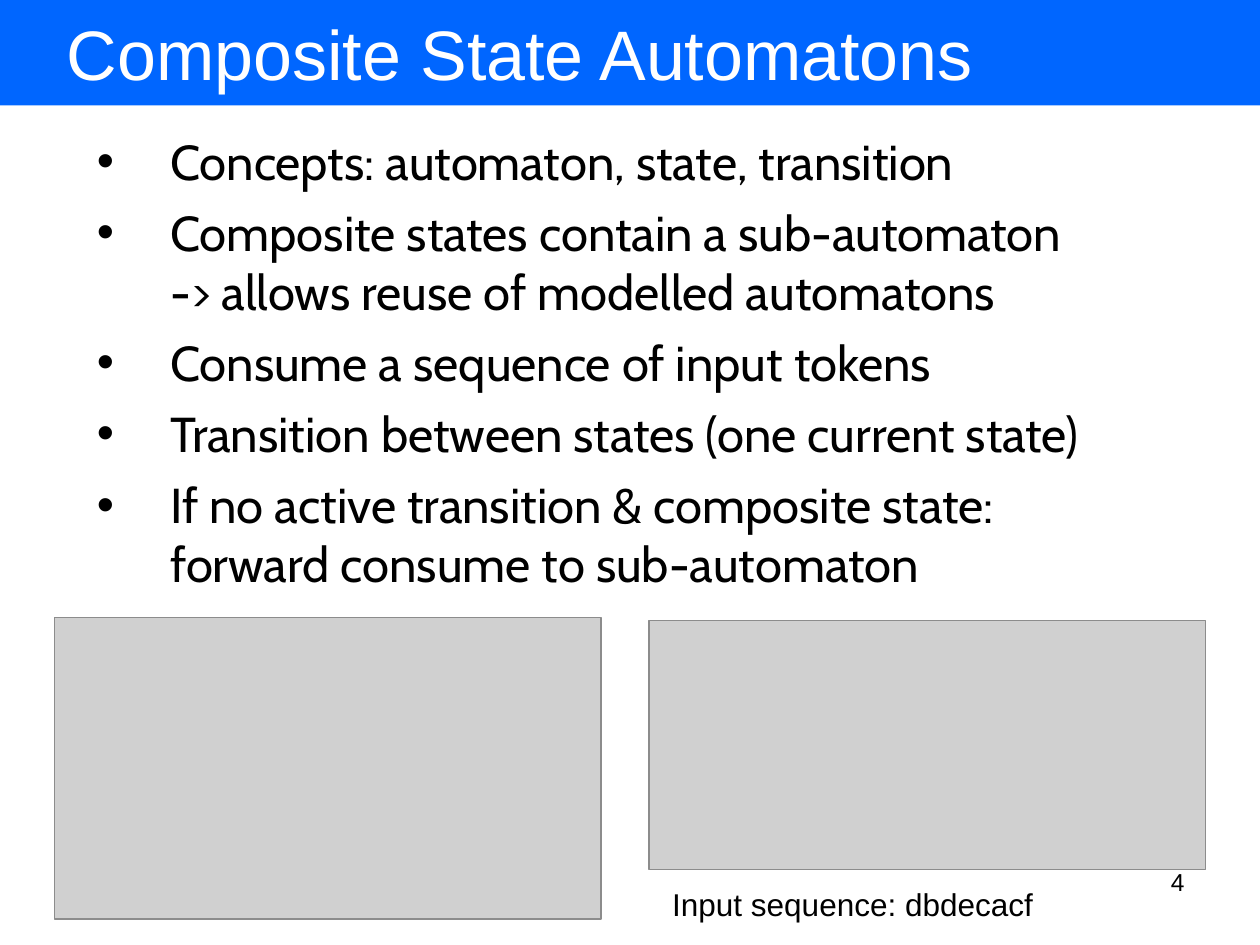
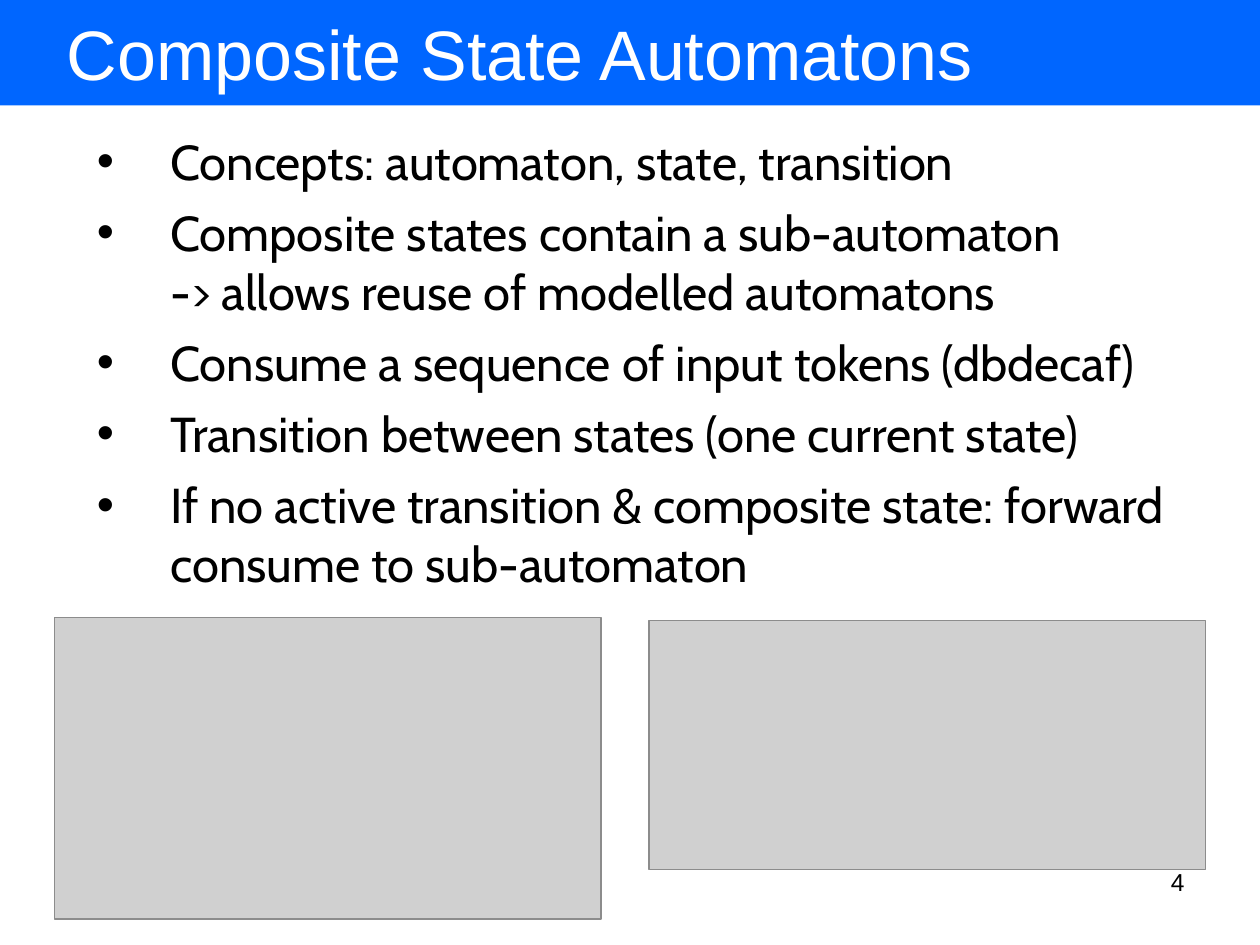
Before and after one commit to BackupTheBerlios/amof2-svn, a slide deck: slide 4 of trunk/hub.sam.stateautomaton/resources/presentation/using our tools for model driven language development.ppt. Drawn at 1260x945 pixels with LibreOffice and Linux fonts; fonts in the diff are those of the drawing; grey boxes stand for pictures. Boxes give left, top, right and bottom in pixels: in the first picture for what was removed or moved away, otherwise in the second. Text is boxed around its words. In the diff, an @@ line names an element or a change of style, - is before the commit and + after.

```diff
--- a/trunk/hub.sam.stateautomaton/resources/presentation/using our tools for model driven language development.ppt
+++ b/trunk/hub.sam.stateautomaton/resources/presentation/using our tools for model driven language development.ppt
@@ text at (170,344,1134,392): text changed @@
-• Consume a sequence of input tokens
+• Consume a sequence of input tokens (dbdecaf)
@@ text removed at (672,893,1033,922) @@
-Input sequence: dbdecacf
```
Also in this commit, not shown: 14 other slides changed, 2 slides added, 4 slides removed, 19 other files.
